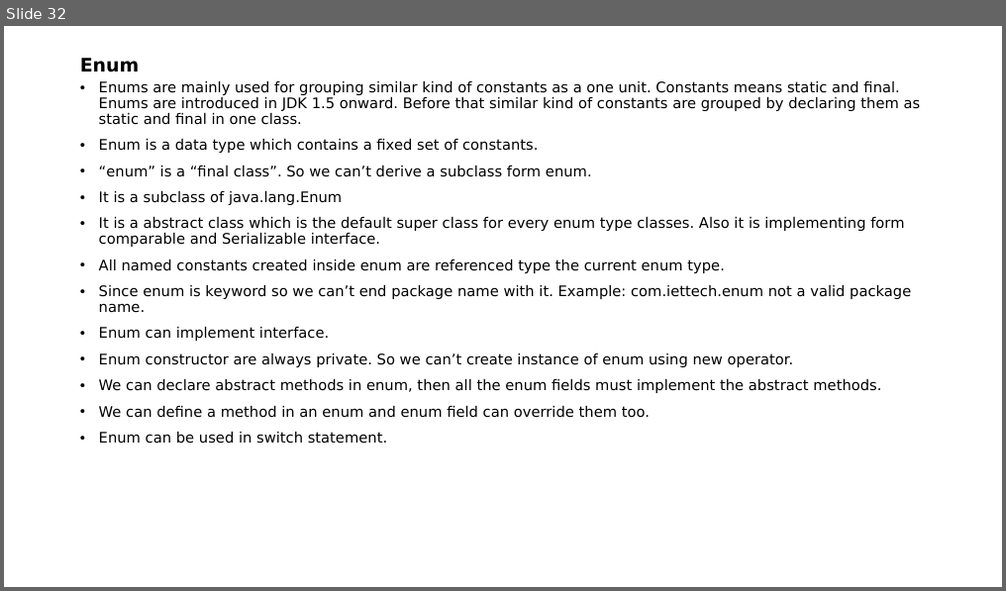
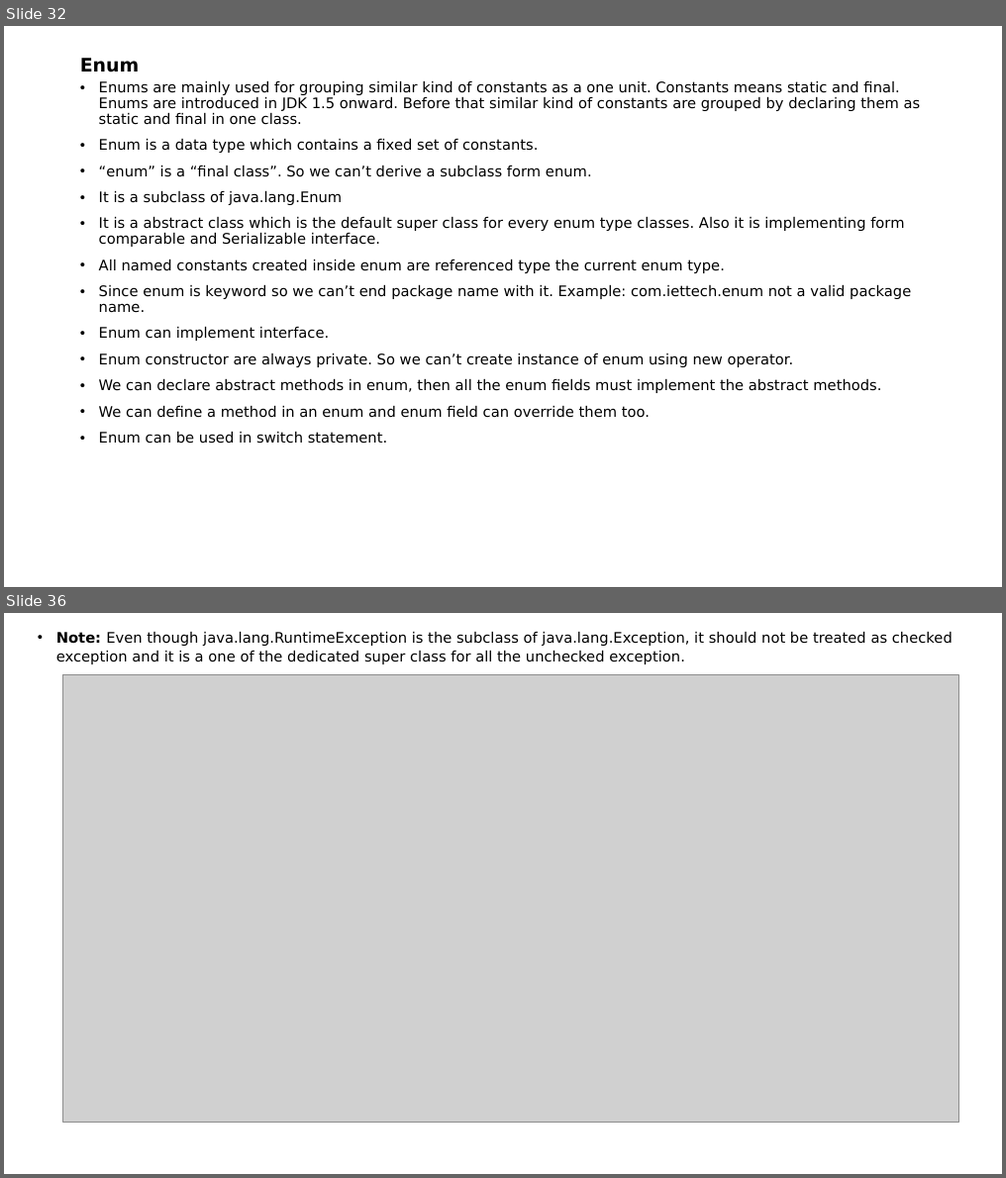
Before and after one commit to indrajeetydv/FSWDT, a slide deck: CoreJavaNotes.pptx. Shown one above the other, each under a label of ours: slide 32 before the commit, slides 32 and 36 after it; the slides between them are not shown. The pictures are 1006x591 and 1006x1178 pixels, drawn with LibreOffice and Linux fonts; fonts in the diff are those of the drawing; grey boxes stand for pictures. Boxes give left, top, right and bottom in pixels: in the first picture for what was removed or moved away, otherwise in the second. Text is boxed around its words. In the diff, an @@ line names an element or a change of style, - is before the commit and + after.

Commit message:
exception topics

```diff
--- a/CoreJavaNotes.pptx
+++ b/CoreJavaNotes.pptx
@@ slide 36 added at <box>4,613,1002,1174</box>, background #FFFFFF @@
@@ text added at <box>56,631,952,664</box>, 14 pt, text #000000 @@
+• Note: Even though java.lang.RuntimeException is the subclass of java.lang.Exception, it should not be treated as checked exception and it is a one of the dedicated super class for all the unchecked exception.
@@ picture added at <box>63,675,959,1122</box> @@
```
Also in this commit, not shown: 7 other slides added.
